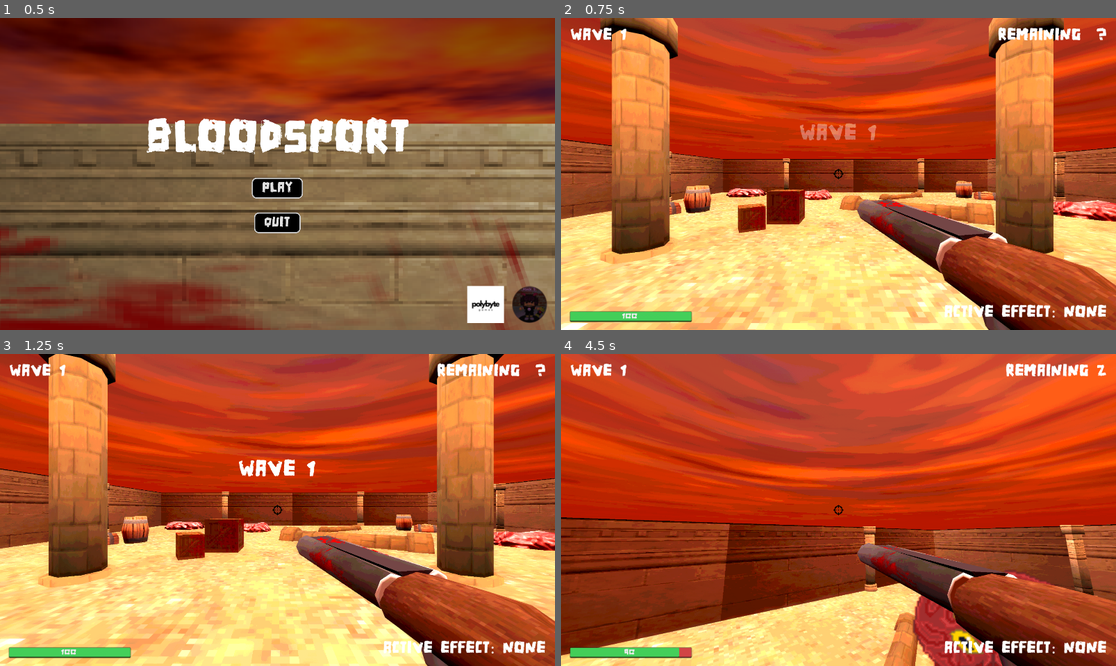
Above: before the commit, frames 1-4 (two rows, left to right).
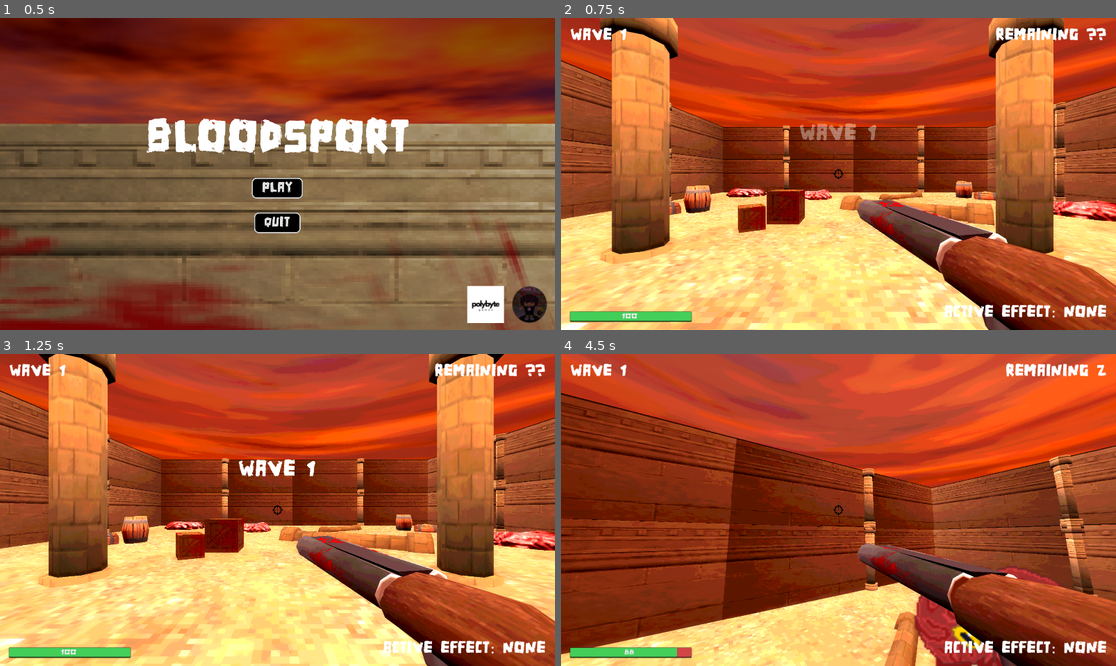
Above: after the commit, the same moments.

Repository: dalton-f/bloodsport
Game: Godot game, scene res://Entities/UI/MainMenu/MainMenu.tscn
Same seed, same stepped clock (60 frames per second), same inputs: the game is played once before the commit and once after it.
Inputs (mouse positions are in pixels of both pictures, inside the frame that each line leads up to):
- Up to frame 1 (0.5 s): no input
- Up to frame 2 (0.75 s): click "PLAY" at 0.5 s
- Up to frame 3 (1.25 s): no input
- Up to frame 4 (4.5 s): move the mouse to (866, 510) at 1.27 s; press the mouse at (866, 510) at 1.28 s; hold W (up) from 1.28 s (still down); tap Space (jump) at 1.52, 2.27, 3.77 s; move the mouse to (810, 510) at 2.02 s; release the mouse at (810, 510) at 2.03 s; tap Ctrl (crouch) at 2.1 s; click (810, 510) at 2.3 s; move the mouse to (849, 503) at 2.77 s; press the mouse at (849, 503) at 2.78 s; move the mouse to (832, 516) at 3.52 s; release the mouse at (832, 516) at 3.53 s; tap Shift (sprint) at 3.6 s; click (832, 516) at 3.8 s; move the mouse to (877, 513) at 4.27 s; press the mouse at (877, 513) at 4.28 s

Frame 1 is identical in both runs. In frame 2, 11% of the frame differs, in the area x 0-100%, y 2-61%; in frame 3, 11%; in frame 4, 29%, in the area x 0-100%, y 12-100%.

Commit message:
Rebalancing

Diff:
--- a/Entities/Enemies/Enemy.gd
+++ b/Entities/Enemies/Enemy.gd
@@ -8,7 +8,10 @@
 const SEPARATION_STRENGTH = 3
 
 const SHOOTING_RANGE = 10
-const SHOOT_COOLDOWN = 0.75
+const SHOOT_COOLDOWN = 0.85
+
+const BOB_SPEED = 10.0
+const BOB_HEIGHT = 1
 
 @onready var health_component = $HealthComponent
 @onready var nav_agent = $NavigationAgent3D
@@ -19,6 +22,7 @@
 
 var gravity = ProjectSettings.get_setting("physics/3d/default_gravity")
 var shoot_timer = 0.0
+var bob_time = 0.0
 
 func _ready():
 	health_component.connect("died", Callable(self, "_on_died"), CONNECT_ONE_SHOT)
@@ -32,9 +36,16 @@
 func _process(delta):
 	velocity = Vector3.ZERO
 
+	# Add bob up and down when moving
+	bob_time += delta * BOB_SPEED
+
+	var bob_offset = sin(bob_time) * BOB_HEIGHT
+	velocity.y = bob_offset
+
 	if not is_on_floor():
 		velocity.y -= gravity * delta
 
+	# Find nav agents next position
 	var target_pos = player.global_position
 
 	nav_agent.set_target_position(target_pos)
@@ -64,6 +75,7 @@
 
 	var distance_to_player = global_position.distance_to(player.global_position)
 
+	# If enemy is within range of the player, stop moving + "jiggle" while shooting at them
 	if distance_to_player < SHOOTING_RANGE:
 		velocity.x = randf_range(-0.1, 0.1)
 		velocity.z = randf_range(-0.1, 0.1)
@@ -72,6 +84,7 @@
 			shoot_timer = SHOOT_COOLDOWN
 			shoot_projectile()
 	else:
+#		# Otherwise move towards the player while keeping seperation to other enemies
 		var move_dir = nav_dir * 1.0
 		move_dir += separation * 0.5
 		move_dir += player_separation * 0.7
@@ -108,10 +121,11 @@
 	var travel_time = to_player.length() / projectile.speed
 	var future_pos = player_pos + player_vel * travel_time
 
+	# Make aim predictions less accurate
 	var aim_error = Vector3(
-		randf_range(-1.5, 1.5),
+		randf_range(-1, 1),
 		randf_range(-0.5, 0.5),
-		randf_range(-1.5, 1.5)
+		randf_range(-1, 1)
 	)
 
 	future_pos += aim_error
--- a/Entities/Enemies/Enemy.tscn
+++ b/Entities/Enemies/Enemy.tscn
@@ -23,9 +23,12 @@
 initial_velocity_max = 5.0
 gravity = Vector3(0, 9.8, 0)
 scale_curve = SubResource("CurveTexture_tk3ys")
+hue_variation_min = -0.030000022
+hue_variation_max = 0.20999998
 
 [sub_resource type="StandardMaterial3D" id="StandardMaterial3D_yxp7e"]
-albedo_color = Color(0.23137255, 0.23137255, 0.23137255, 0.49803922)
+vertex_color_use_as_albedo = true
+albedo_color = Color(1.0569379, 0, 0.22202867, 0.49803922)
 
 [sub_resource type="BoxMesh" id="BoxMesh_i4a1v"]
 material = SubResource("StandardMaterial3D_yxp7e")
@@ -48,8 +51,8 @@
 
 [node name="GPUParticles3D" type="GPUParticles3D" parent="."]
 emitting = false
-amount = 24
-lifetime = 0.56
+amount = 50
+lifetime = 0.77
 one_shot = true
 explosiveness = 1.0
 randomness = 1.0
--- a/Entities/Player/Player.gd
+++ b/Entities/Player/Player.gd
@@ -40,10 +40,6 @@
 
 func _ready():
 	add_to_group("player")
-
-	print("speed_mult: ", speed_mult)
-
-	#_teleport_to_purgatory()
 
 	Input.set_mouse_mode(Input.MOUSE_MODE_CAPTURED)
 	default_weapon_holder_position = weapon_manager.position
@@ -222,6 +218,9 @@
 	enemies_remaining_display.visible = false
 	health_bar.visible = false
 
+	enemies_remaining_display.text = "REMAINING ??"
+	wave_display.text = "WAVE 1"
+
 	await center_tween.finished
 	_teleport_to_purgatory()
 
@@ -234,6 +233,7 @@
 
 	var purgatory = root.get_node("Purgatory")
 	var purgatory_spawn = purgatory.get_node("PurgatorySpawn")
+	purgatory.visible = true
 	purgatory.randomize_effects()
 
 	global_position = purgatory_spawn.global_position
--- a/Entities/Player/Player.tscn
+++ b/Entities/Player/Player.tscn
@@ -56,6 +56,8 @@
 weapon_data = ExtResource("3_an6q6")
 
 [node name="HealthComponent" parent="." instance=ExtResource("2_ww0jn")]
+natural_regeneration_rate = 3
+regeneration_delay = 2
 
 [node name="CanvasLayer" type="CanvasLayer" parent="."]
 layer = 2
@@ -146,7 +148,7 @@
 layout_mode = 2
 size_flags_horizontal = 8
 theme_override_font_sizes/font_size = 54
-text = "REMAINING  ?"
+text = "REMAINING ??"
 
 [node name="MarginContainer2" type="MarginContainer" parent="."]
 anchors_preset = 3
--- a/Entities/Singletons/EffectsManager.gd
+++ b/Entities/Singletons/EffectsManager.gd
@@ -8,22 +8,22 @@
 
 	{
 		"buff": {"name": "LONG RANGE", "apply": func(p): p.weapon_manager.set_range_mult(2), "revert": func(p): p.weapon_manager.set_range_mult(1)},
-		"debuff": {"name": "SLOW DOWN", "apply": func(p): p.set_speed_multiplier(0.5), "revert": func(p): p.set_speed_multiplier(1)},
+		"debuff": {"name": "SLOW DOWN", "apply": func(p): p.set_speed_multiplier(0.45), "revert": func(p): p.set_speed_multiplier(1)},
 	},
 
 	{
-		"buff": {"name": "MORE DAMAGE", "apply": func(p): p.weapon_manager.set_damage_mult(1.5), "revert": func(p): p.weapon_manager.set_damage_mult(1)},
+		"buff": {"name": "MORE DAMAGE", "apply": func(p): p.weapon_manager.set_damage_mult(2), "revert": func(p): p.weapon_manager.set_damage_mult(1)},
 		"debuff": {"name": "RANGE DOWN", "apply": func(p): p.weapon_manager.set_range_mult(0.75), "revert": func(p): p.weapon_manager.set_range_mult(1)},
 	},
 
 	{
 		"buff": {"name": "QUICK ATTACKS", "apply": func(p): p.weapon_manager.set_attack_speed_mult(2), "revert": func(p): p.weapon_manager.set_attack_speed_mult(1)},
-		"debuff": {"name": "CLOSE RANGE ONLY", "apply": func(p): p.weapon_manager.set_range_mult(0.5), "revert": func(p): p.weapon_manager.set_range_mult(1)},
+		"debuff": {"name": "RANGE DOWN", "apply": func(p): p.weapon_manager.set_range_mult(0.75), "revert": func(p): p.weapon_manager.set_range_mult(0.75)},
 	},
 
 	{
 		"buff": {"name": "MORE DAMAGE", "apply": func(p): p.weapon_manager.set_damage_mult(1.5), "revert": func(p): p.weapon_manager.set_damage_mult(1)},
-		"debuff": {"name": "SLOW DOWN", "apply": func(p): p.set_speed_multiplier(0.5), "revert": func(p): p.set_speed_multiplier(1)},
+		"debuff": {"name": "SLOW DOWN", "apply": func(p): p.set_speed_multiplier(0.75), "revert": func(p): p.set_speed_multiplier(1)},
 	},
 
 ]
@@ -31,10 +31,10 @@
 var extremes = [
 	{"name": "INSANE DAMAGE", "apply": func(p): p.weapon_manager.set_damage_mult(3), "revert": func(p): p.weapon_manager.set_damage_mult(1)},
 	{"name": "TOTALLY BROKEN SLOW", "apply": func(p): p.set_speed_multiplier(0.25), "revert": func(p): p.set_speed_multiplier(1.0)},
-	{"name": "LOOONGER RANGE", "apply": func(p): p.weapon_manager.set_range_mult(3), "revert": func(p): p.weapon_manager.set_range_mult(1)},
+	{"name": "LOOONGER RANGE", "apply": func(p): p.weapon_manager.set_range_mult(2.5), "revert": func(p): p.weapon_manager.set_range_mult(1)},
 	{"name": "QUICKEST ATTACKER", "apply": func(p): p.weapon_manager.set_attack_speed_mult(3), "revert": func(p): p.weapon_manager.set_attack_speed_mult(1)},
 	{"name": "SLOWEST ATTACKER", "apply": func(p): p.weapon_manager.set_attack_speed_mult(0.5), "revert": func(p): p.weapon_manager.set_attack_speed_mult(1)},
 	{"name": "SHORTEST RANGE", "apply": func(p): p.weapon_manager.set_range_mult(0.5), "revert": func(p): p.weapon_manager.set_range_mult(1)},
-	{"name": "FANTASTICALY FAST", "apply": func(p): p.set_speed_multiplier(3), "revert": func(p): p.set_speed_multiplier(1.0)},
+	{"name": "FANTASTICALY FAST", "apply": func(p): p.set_speed_multiplier(2.5), "revert": func(p): p.set_speed_multiplier(1.0)},
 	{"name": "AWFUL DAMAGE", "apply": func(p): p.weapon_manager.set_damage_mult(0.3), "revert": func(p): p.weapon_manager.set_damage_mult(1)},
 ]
--- a/Entities/Weapons/WeaponTypes/Shotgun/Shotgun.tres
+++ b/Entities/Weapons/WeaponTypes/Shotgun/Shotgun.tres
@@ -8,7 +8,7 @@
 script = ExtResource("1_m57v6")
 weapon_name = "Shotgun"
 weapon_scene = ExtResource("2_qjl5k")
-damage = 20
+damage = 25
 fire_rate = 1.5
 bullet_spread = 0.05
 weapon_range = 10
--- a/Entities/Weapons/WeaponsManager/WeaponsManager.gd
+++ b/Entities/Weapons/WeaponsManager/WeaponsManager.gd
@@ -20,9 +20,6 @@
 	camera = get_parent()
 
 func shoot():
-	print("damage_mult", damage_mult)
-	print("range_mult", range_mult)
-
 	if get_tree().paused:
 		return
 
--- a/Entities/World/GameManager.gd
+++ b/Entities/World/GameManager.gd
@@ -40,6 +40,9 @@
 	Input.set_mouse_mode(Input.MOUSE_MODE_VISIBLE)
 	set_physics_process(false)
 
+	player.remove_all_effects()
+
+
 func restart_game():
 	# Reset player health and position
 	player.global_transform = Transform3D()
@@ -48,7 +51,6 @@
 	player.wave_display.visible = true
 	player.enemies_remaining_display.visible = true
 	player.health_bar.visible = true
-
 
 	# Unpause game
 	win_menu.visible = false
--- a/Entities/World/Purgatory/Purgatory.gd
+++ b/Entities/World/Purgatory/Purgatory.gd
@@ -17,8 +17,6 @@
 
 func randomize_effects():
 	randomize()
-
-	print("effects randomised")
 
 	chosen_pair = EffectsManager.pairs.pick_random()
 	chosen_extreme = EffectsManager.extremes.pick_random()
@@ -42,3 +40,4 @@
 func restart_game():
 	var root = get_tree().current_scene
 	root.restart_game()
+	visible = false
--- a/Entities/World/Purgatory/Purgatory.tscn
+++ b/Entities/World/Purgatory/Purgatory.tscn
@@ -47,6 +47,7 @@
 material = SubResource("StandardMaterial3D_rcnd0")
 
 [node name="Purgatory" type="Node3D"]
+visible = false
 script = ExtResource("1_jj272")
 
 [node name="PurgatorySpawn" type="Marker3D" parent="."]
--- a/Entities/World/World.tscn
+++ b/Entities/World/World.tscn
@@ -142,6 +142,36 @@
 [node name="WALL10" parent="SubViewportContainer/SubViewport/World/World/Arena" instance=ExtResource("5_2ip22")]
 transform = Transform3D(3.2783543e-09, 0, -0.025, 0, 0.025, 0, 0.025, 0, 3.2783543e-09, 21.4, 76.75, -14.499999)
 
+[node name="WALL11" parent="SubViewportContainer/SubViewport/World/World/Arena" instance=ExtResource("5_2ip22")]
+transform = Transform3D(0.025, 0, 0, 0, 0.025, 0, 0, 0, 0.025, 0, 80.26972, 7.25)
+
+[node name="WALL12" parent="SubViewportContainer/SubViewport/World/World/Arena" instance=ExtResource("5_2ip22")]
+transform = Transform3D(0.025, 0, 0, 0, 0.025, 0, 0, 0, 0.025, 14.449999, 80.26972, 7.25)
+
+[node name="WALL13" parent="SubViewportContainer/SubViewport/World/World/Arena" instance=ExtResource("5_2ip22")]
+transform = Transform3D(0.025, 0, 0, 0, 0.025, 0, 0, 0, 0.025, -14.45, 80.26972, 7.25)
+
+[node name="WALL14" parent="SubViewportContainer/SubViewport/World/World/Arena" instance=ExtResource("5_2ip22")]
+transform = Transform3D(-0.025, 0, -2.7939677e-09, 0, 0.024999999, 0, 2.7939677e-09, 0, -0.025, -14.45, 80.26972, -21.4)
+
+[node name="WALL15" parent="SubViewportContainer/SubViewport/World/World/Arena" instance=ExtResource("5_2ip22")]
+transform = Transform3D(-0.025, 0, -2.7939677e-09, 0, 0.024999999, 0, 2.7939677e-09, 0, -0.025, -0.049999617, 80.26972, -21.4)
+
+[node name="WALL16" parent="SubViewportContainer/SubViewport/World/World/Arena" instance=ExtResource("5_2ip22")]
+transform = Transform3D(-0.025, 0, -2.7939677e-09, 0, 0.024999999, 0, 2.7939677e-09, 0, -0.025, 14.35, 80.26972, -21.4)
+
+[node name="WALL17" parent="SubViewportContainer/SubViewport/World/World/Arena" instance=ExtResource("5_2ip22")]
+transform = Transform3D(-1.0927848e-09, 0, 0.025, 0, 0.025, 0, -0.025, 0, -1.0927848e-09, -21.2, 80.26972, -0.05000019)
+
+[node name="WALL18" parent="SubViewportContainer/SubViewport/World/World/Arena" instance=ExtResource("5_2ip22")]
+transform = Transform3D(-1.0927848e-09, 0, -0.025, 0, 0.025, 0, 0.025, 0, -1.0927848e-09, 21.400002, 80.26972, -0.05000019)
+
+[node name="WALL19" parent="SubViewportContainer/SubViewport/World/World/Arena" instance=ExtResource("5_2ip22")]
+transform = Transform3D(-1.0927848e-09, 0, 0.025, 0, 0.025, 0, -0.025, 0, -1.0927848e-09, -21.2, 80.26972, -14.499999)
+
+[node name="WALL20" parent="SubViewportContainer/SubViewport/World/World/Arena" instance=ExtResource("5_2ip22")]
+transform = Transform3D(3.2783543e-09, 0, -0.025, 0, 0.025, 0, 0.025, 0, 3.2783543e-09, 21.4, 80.26972, -14.499999)
+
 [node name="DecorativeProps" type="Node3D" parent="SubViewportContainer/SubViewport/World/World"]
 
 [node name="BARREL3" parent="SubViewportContainer/SubViewport/World/World/DecorativeProps" instance=ExtResource("6_8l2sk")]
@@ -184,7 +214,7 @@
 transform = Transform3D(-2.5454025, 0, -2.4022753, 0, 3.5, 0, 2.4022753, 0, -2.5454025, -12.170445, 75, -17.593449)
 
 [node name="Crate12" parent="SubViewportContainer/SubViewport/World/World/DecorativeProps" instance=ExtResource("7_af7w7")]
-transform = Transform3D(-0.716604, 0, -2.3950944, 0, 2.5, 0, 2.3950944, 0, -0.716604, -12.269563, 76.52361, -17.848896)
+transform = Transform3D(-0.716604, 0, -2.3950944, 0, 2.5, 0, 2.3950944, 0, -0.716604, -12.269563, 76.457886, -17.848896)
 
 [node name="Crate13" parent="SubViewportContainer/SubViewport/World/World/DecorativeProps" instance=ExtResource("7_af7w7")]
 transform = Transform3D(-0.716604, 0, -2.3950944, 0, 2.5, 0, 2.3950944, 0, -0.716604, -10.269563, 74.52361, -18.95792)
Not shown, changed: export_presets.cfg
